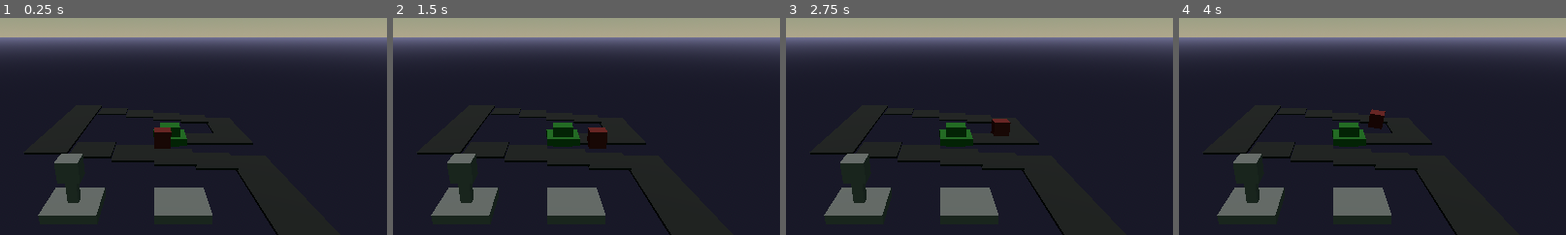
Above: before the commit, frames 1-4 (left to right).
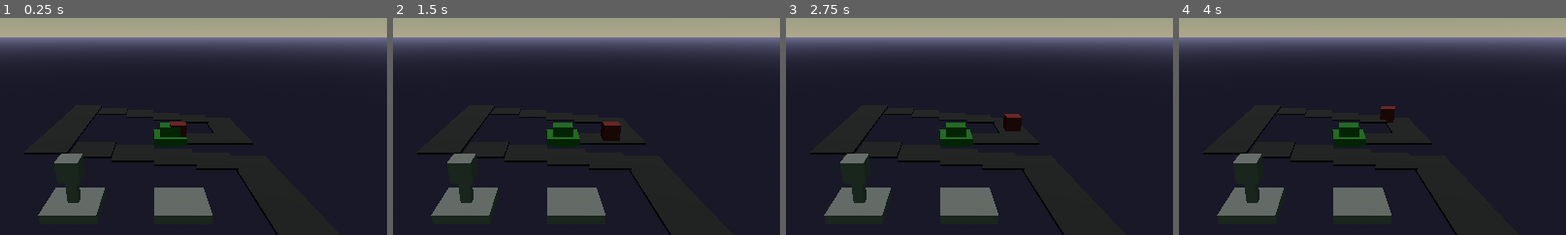
Above: after the commit, the same moments.

Repository: gpergrossi/ludum-dare-59
Game: Godot game, scene res://Scenes/main.tscn
The game is run twice, just before and just after one commit, with the same random seed, the same clock (stepped at 60 frames per second) and the same inputs.
Inputs:
- Up to frame 1 (0.25 s): no input
- Up to frame 2 (1.5 s): tap Enter at 1.25 s
- Up to frame 3 (2.75 s): tap Space at 2 s
- Up to frame 4 (4 s): tap Enter at 2.75 s; tap Space at 3.5 s
The pictures show only the part of the screen within x 30-80%, y 15-65%; the shares and areas given below are measured in that part.

The runs differ from the first frame. In frame 1, 0.6% of the frame differs, in the area x 39-49%, y 47-61%; in frame 2, 0.7%, in the area x 50-59%, y 47-61%; in frame 3, 0.6%; in frame 4, 0.5%.

Commit message:
Improve enemy path following: yaw, globals

Diff:
--- a/Code/enemy.gd
+++ b/Code/enemy.gd
@@ -1,6 +1,6 @@
 class_name Enemy extends Node3D
 
-@export var curve : Curve3D
+@export var path : Path3D
 
 @export var velocity := 1.0
 @export var offset_on_curve := 0.0
@@ -10,8 +10,12 @@
 
 func _process(delta: float) -> void:
 	offset_on_curve += velocity * delta
+	var curve = path.curve
+
 	if offset_on_curve > curve.get_baked_length():
 		offset_on_curve = curve.get_baked_length()
 		# TODO whatever happens when we hit the end.
 
-	transform = curve.sample_baked_with_rotation(offset_on_curve)
+	var sampled_transform := curve.sample_baked_with_rotation(offset_on_curve)
+	global_position = path.to_global(sampled_transform.origin)
+	global_rotation.y = path.global_rotation.y + sampled_transform.basis.get_euler().y
--- a/Code/lane.gd
+++ b/Code/lane.gd
@@ -8,4 +8,4 @@
 	# TODO once we're spawning enemies from here, stop doing this and set their
 	#      path when we spawn them instead.
 	for enemy : Enemy in get_tree().get_nodes_in_group(&"Enemies"):
-		enemy.curve = path.curve
+		enemy.path = path
